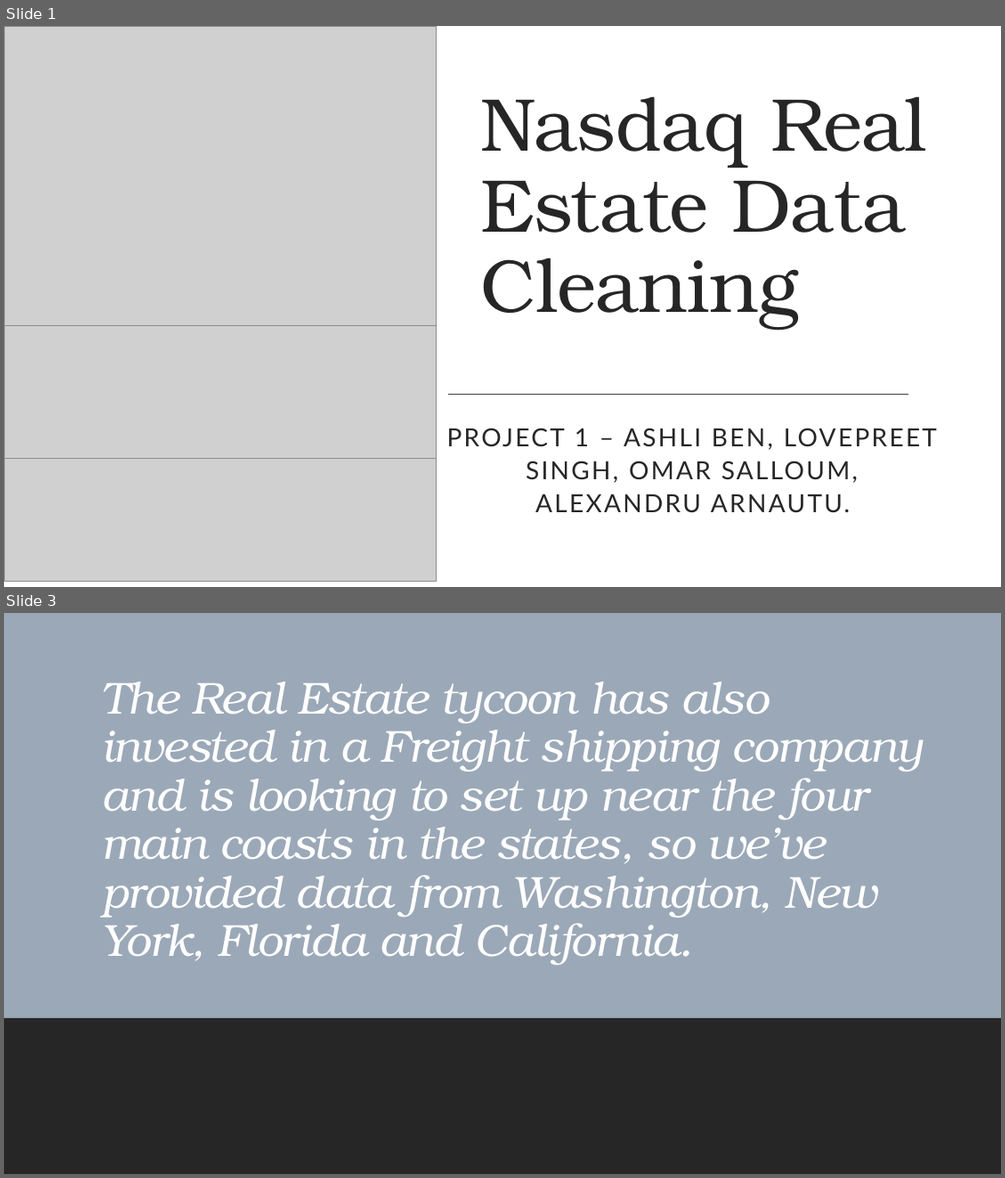
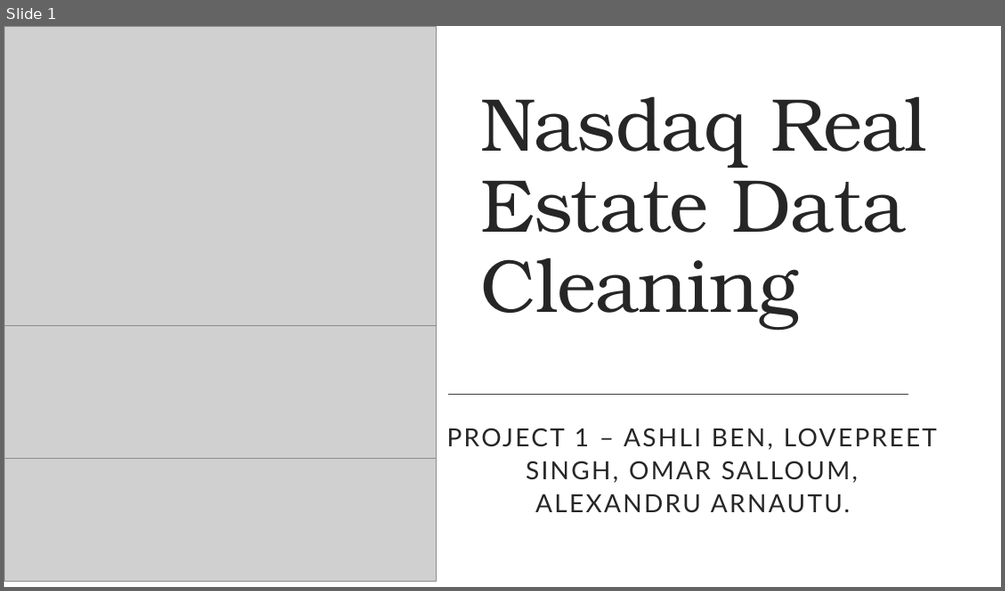
Before and after one commit to Arnawutu/Project1Group10, a slide deck: Main_Data/Nasdaq Real Estate Data Cleaning.pptx. Shown one above the other, each under a label of ours: slides 1 and 3 before the commit, slide 1 after it; the slides between them are not shown. The pictures are 1005x1178 and 1005x591 pixels, drawn with LibreOffice and Linux fonts; fonts in the diff are those of the drawing; grey boxes stand for pictures. Boxes give left, top, right and bottom in pixels: in the first picture for what was removed or moved away, otherwise in the second. Text is boxed around its words. In the diff, an @@ line names an element or a change of style, - is before the commit and + after.

Commit message:
real_estate_shipping

```diff
--- a/Main_Data/Nasdaq Real Estate Data Cleaning.pptx
+++ b/Main_Data/Nasdaq Real Estate Data Cleaning.pptx
@@ slide 3 removed at box(4, 613, 1001, 1174), background #FFFFFF; not listed: 1 template element that a slide beside it also shows @@
@@ rectangle removed at box(4, 613, 1001, 1174) @@
@@ title removed at box(101, 682, 922, 965) @@
-The Real Estate tycoon has also invested in a Freight shipping company and is looking to set up near the four main coasts in the states, so we’ve provided data from Washington, New York, Florida and California.
@@ rectangle removed at box(4, 1018, 1001, 1174) @@
```
Also in this commit, not shown: 7 slides changed, 11 slides added, 1 other slide removed, 1 other file.
